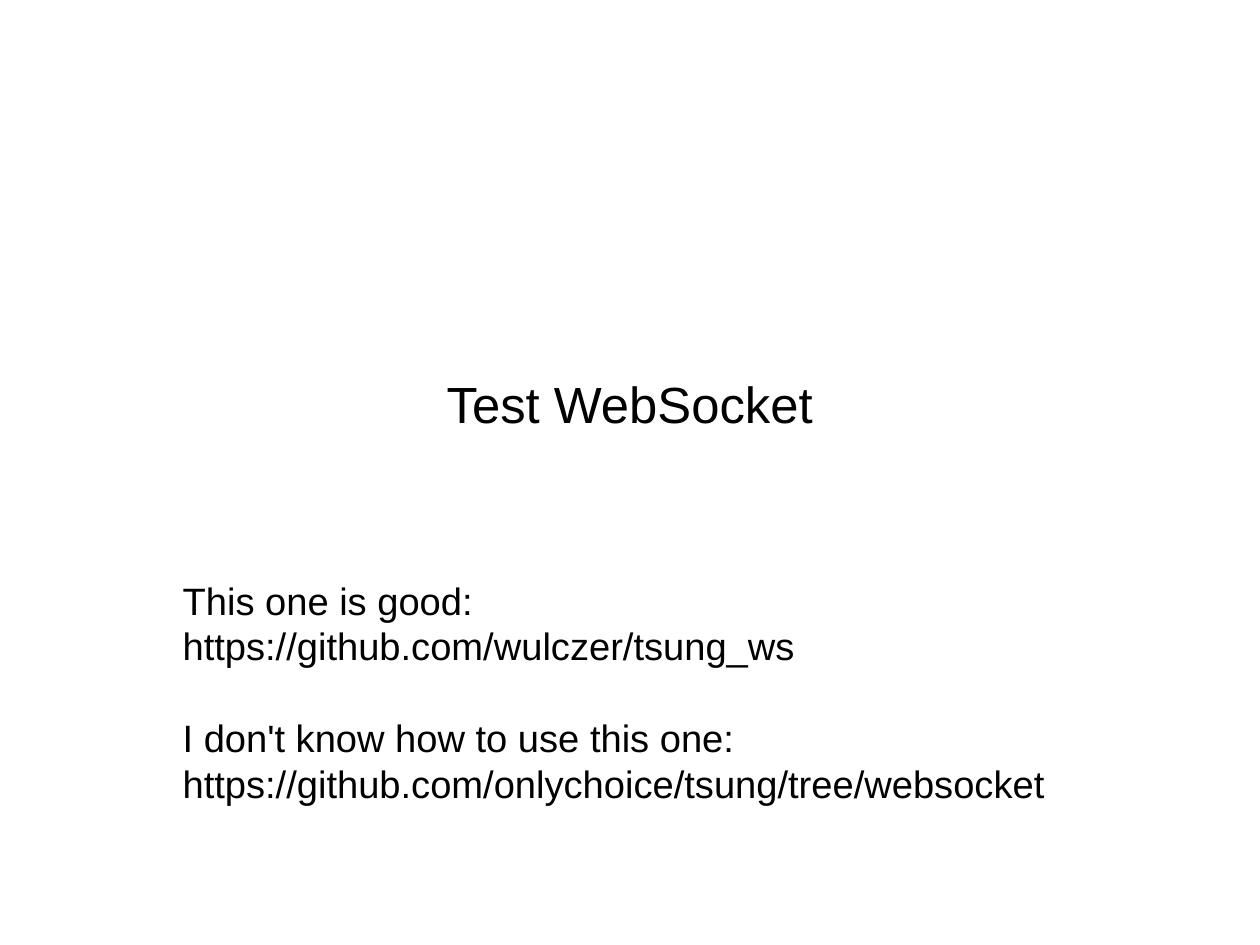
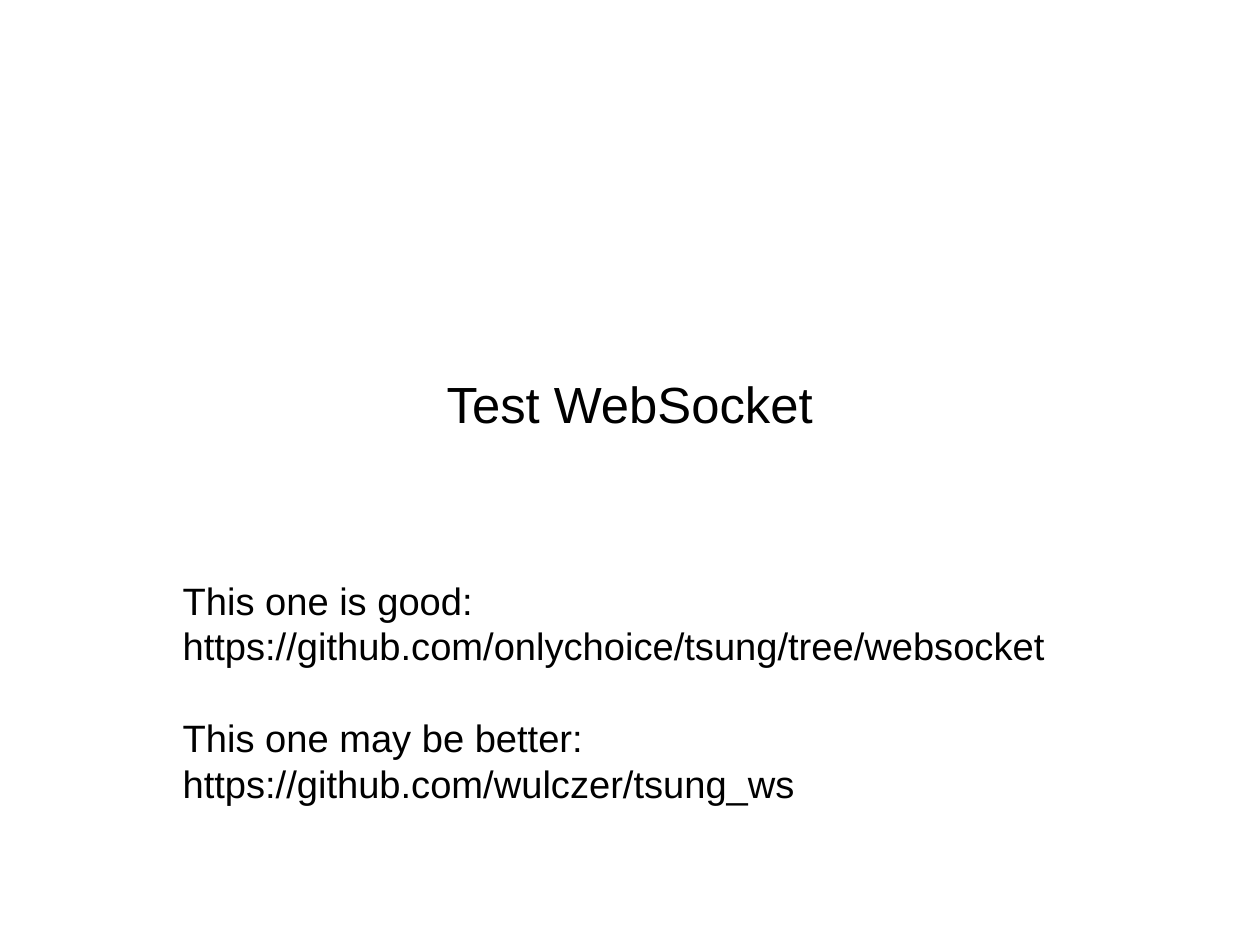
Before and after one commit to ngocdaothanh/tsart, a slide deck: slide 21 of tsung.odp. Drawn at 1260x945 pixels with LibreOffice and Linux fonts; fonts in the diff are those of the drawing. Boxes give left, top, right and bottom in pixels: in the first picture for what was removed or moved away, otherwise in the second. Text is boxed around its words. In the diff, an @@ line names an element or a change of style, - is before the commit and + after.

```diff
--- a/tsung.odp
+++ b/tsung.odp
@@ text at (183, 587, 472, 623): text changed @@
-This one is good:
-https://github.com/wulczer/tsung_ws
-I don't know how to use this one:
+This one is good:
@@ text at (183, 724, 795, 806): paragraph added @@
+This one may be better:
+https://github.com/wulczer/tsung_ws
```
Also in this commit, not shown: 1 slide added.
